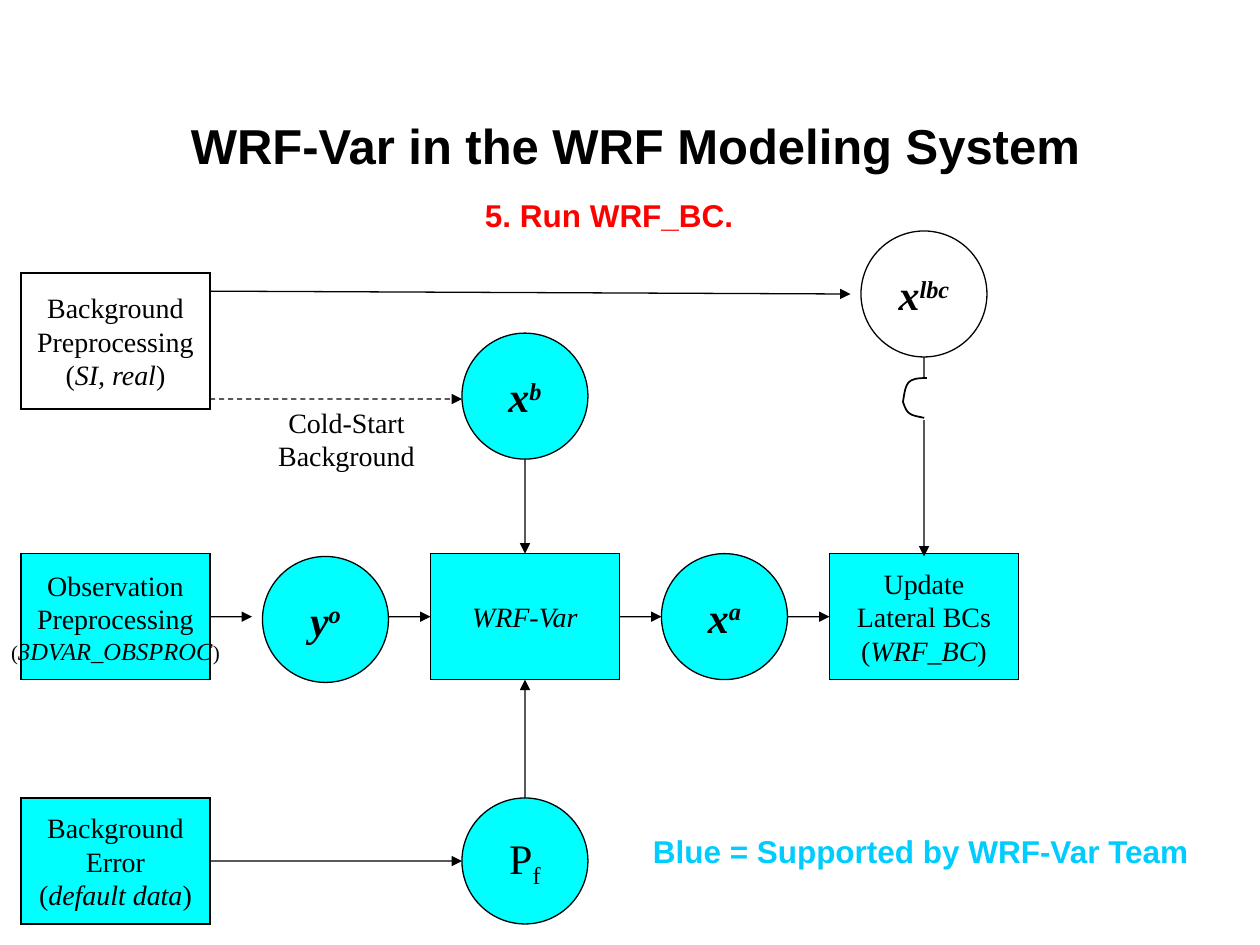
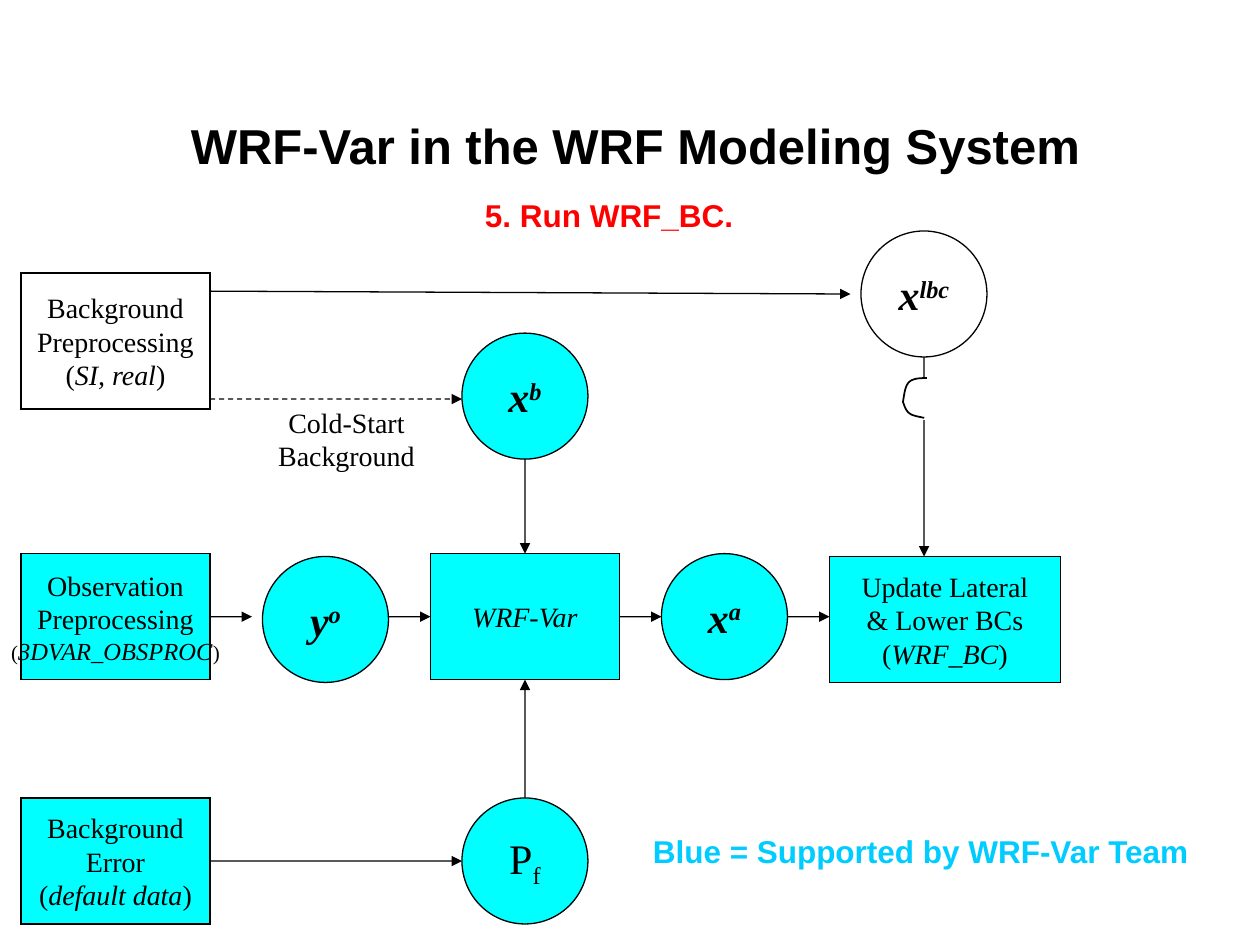
Before and after one commit to wrf-model/WRFDA, a slide deck: slide 9 of doc/da_tutorial/wrfvar-system.ppt. Drawn at 1260x945 pixels with LibreOffice and Linux fonts; fonts in the diff are those of the drawing. Boxes give left, top, right and bottom in pixels: in the first picture for what was removed or moved away, otherwise in the second. Text is boxed around its words. In the diff, an @@ line names an element or a change of style, - is before the commit and + after.

```diff
--- a/doc/da_tutorial/wrfvar-system.ppt
+++ b/doc/da_tutorial/wrfvar-system.ppt
@@ rectangle "Update Lateral": place and size @@
-rectangle "Update Lateral" at (829, 553, 1018, 679)
+rectangle "Update Lateral" at (829, 557, 1060, 683)
@@ text in rectangle at (862, 577, 1028, 631): text changed @@
-Update
-Lateral BCs
+Update Lateral
+& Lower BCs
```
Also in this commit, not shown: 9 other slides changed, 1 other file.
